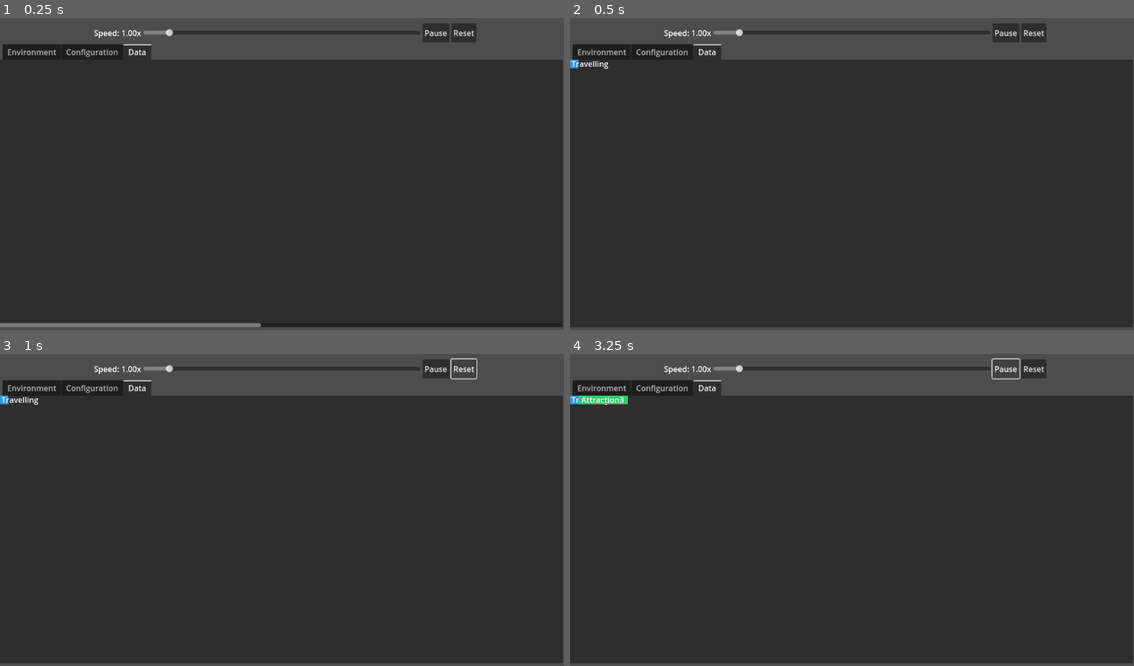
Above: before the commit, frames 1-4 (two rows, left to right).
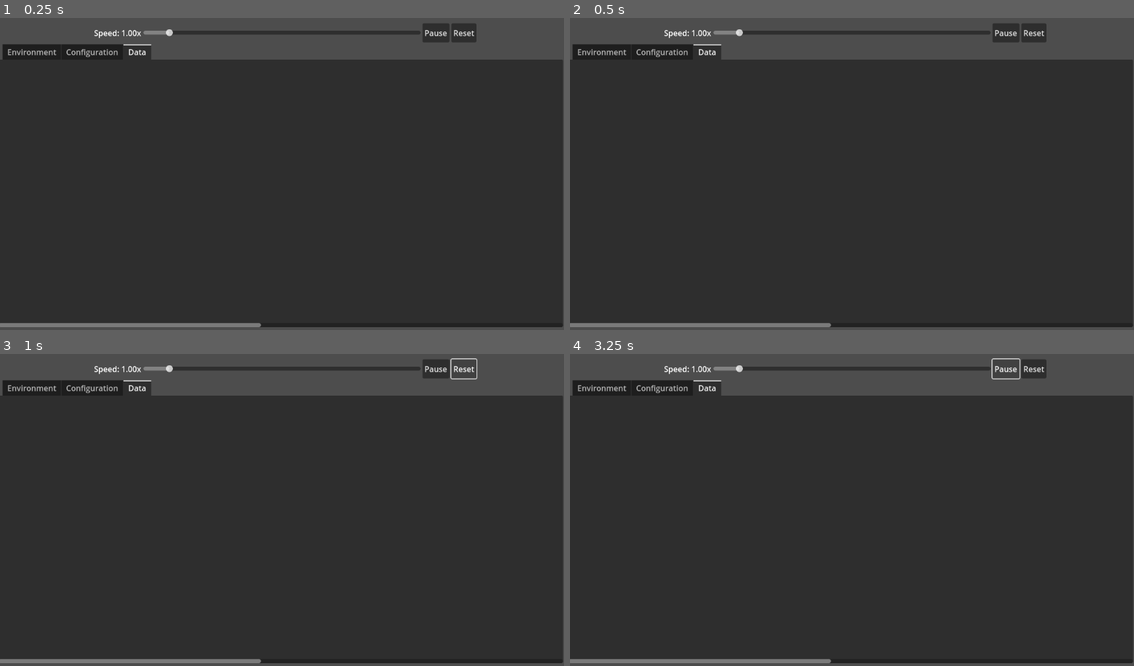
Above: after the commit, the same moments.

Repository: drewcydrew/sim-testing
Game: Godot game, scene res://World/World.tscn
Same seed, same stepped clock (60 frames per second), same inputs: the game is played once before the commit and once after it. The engine's default icon, where the game draws it, is replaced by a stand-in: a white triangle on a blue panel in a dark square.
Inputs (mouse positions are in pixels of both pictures, inside the frame that each line leads up to):
- Up to frame 1 (0.25 s): no input
- Up to frame 2 (0.5 s): no input
- Up to frame 3 (1 s): click "Reset" at 0.5 s
- Up to frame 4 (3.25 s): move the mouse to (976, 491) at 1.27 s; click (976, 491) at 1.42 s; click "Pause" at 2 s; click "Play" at 2.75 s

Frame 1 is identical in both runs. In frame 2, 0.7% of the frame differs, in the area x 0-47%, y 13-100%; in frame 3, 0.7%; in frame 4, 0.9%.

Commit message:
updating Environment scene to better support traveler spawning

Diff:
--- /dev/null
+++ b/Environment/environment.gd
@@ -0,0 +1,104 @@
+extends Control
+
+@export var traveller_scene: PackedScene
+@export var max_travellers: int = 20
+@export var auto_spawn: bool = true
+@export var auto_spawn_interval_sec: float = 5
+
+@onready var _spawn_points: Node = $SpawnPoints
+@onready var _targets_root: Node = $NavTargets
+@onready var _travellers_root: Node = $Travellers
+
+var _auto_timer: Timer
+var _targets: Array[Vector2] = []
+var _rng := RandomNumberGenerator.new()
+
+signal traveller_spawned(node: Node2D)
+signal traveller_despawned(node: Node2D)
+signal count_changed(count: int)
+
+func _ready() -> void:
+	_rng.randomize()
+	_collect_targets()
+	_setup_timer()
+	emit_signal("count_changed", get_traveller_count())
+
+	if auto_spawn:
+		_auto_timer.start()
+
+func _collect_targets() -> void:
+	_targets.clear()
+	for c in _targets_root.get_children():
+		if c is Node2D:
+			_targets.append((c as Node2D).global_position)
+
+func _setup_timer() -> void:
+	_auto_timer = Timer.new()
+	_auto_timer.one_shot = false
+	_auto_timer.wait_time = max(0.1, auto_spawn_interval_sec)
+	add_child(_auto_timer)
+	_auto_timer.timeout.connect(_on_auto_timer_timeout)
+
+func _on_auto_timer_timeout() -> void:
+	if auto_spawn:
+		spawn_one()
+
+# --- Public API ---
+
+func set_auto_spawn(enabled: bool) -> void:
+	auto_spawn = enabled
+	if enabled:
+		_auto_timer.start()
+	else:
+		_auto_timer.stop()
+
+func set_auto_spawn_interval(seconds: float) -> void:
+	auto_spawn_interval_sec = max(0.1, seconds)
+	if is_instance_valid(_auto_timer):
+		_auto_timer.wait_time = auto_spawn_interval_sec
+
+func spawn_one() -> Node2D:
+	if get_traveller_count() >= max_travellers:
+		return null
+
+	var spawn_at := _pick_spawn_point()
+	var inst := traveller_scene.instantiate() as Node2D
+	_travellers_root.add_child(inst)
+	inst.global_position = spawn_at
+
+	# Optional: hand initial targets to the traveller if it supports initialize()
+	if inst and inst.has_method("initialize"):
+		inst.initialize(_targets)
+
+	# Defensive: track when it frees itself
+	inst.tree_exited.connect(func():
+		if is_instance_valid(_travellers_root):
+			emit_signal("count_changed", get_traveller_count())
+	)
+
+	emit_signal("traveller_spawned", inst)
+	emit_signal("count_changed", get_traveller_count())
+	return inst
+
+func clear_all() -> void:
+	for t in _travellers_root.get_children():
+		t.queue_free()
+	await get_tree().process_frame
+	emit_signal("count_changed", get_traveller_count())
+
+func reset_environment() -> void:
+	# If you need to also reset targets/barriers, do so here.
+	clear_all()
+
+func get_traveller_count() -> int:
+	return _travellers_root.get_child_count()
+
+# --- Helpers ---
+
+func _pick_spawn_point() -> Vector2:
+	var options: Array[Node] = _spawn_points.get_children()
+	if options.is_empty():
+		return global_position
+	var idx := _rng.randi_range(0, options.size() - 1)
+	var n := options[idx]
+	return (n as Node2D).global_position if n is Node2D else global_position
--- a/Environment/environment.tscn
+++ b/Environment/environment.tscn
@@ -1,6 +1,7 @@
-[gd_scene load_steps=5 format=3 uid="uid://wddjhpik28bm"]
+[gd_scene load_steps=6 format=3 uid="uid://wddjhpik28bm"]
 
 [ext_resource type="PackedScene" uid="uid://bvw455jm0ejqy" path="res://Barrier/Barrier.tscn" id="1_jnhet"]
+[ext_resource type="Script" uid="uid://y2ko4rhx2ha8" path="res://Environment/environment.gd" id="1_k8tir"]
 [ext_resource type="PackedScene" uid="uid://dl1vcfb7hqylb" path="res://Enemy/Enemy.tscn" id="2_k8tir"]
 [ext_resource type="PackedScene" uid="uid://f621ws6wfyog" path="res://Attraction/attraction.tscn" id="3_2r6fk"]
 
@@ -10,9 +11,10 @@
 outlines = Array[PackedVector2Array]([PackedVector2Array(38, 614, 41, 34, 307, 40, 313, 477, 556, 477, 556, 54, 846, 31, 834, 460, 1033, 460, 1030, 63, 1127, 72, 1133, 618, 739, 606, 741, 106, 650, 113, 631, 600, 211, 564, 216, 113, 115, 104, 114, 602)])
 
 [node name="Environment" type="Control"]
-visible = false
 layout_mode = 3
 anchors_preset = 0
+script = ExtResource("1_k8tir")
+traveller_scene = ExtResource("2_k8tir")
 metadata/_tab_index = 0
 
 [node name="NavigationRegion2D" type="NavigationRegion2D" parent="."]
@@ -24,18 +26,23 @@
 [node name="Barrier" parent="NavigationRegion2D" instance=ExtResource("1_jnhet")]
 position = Vector2(781, 269)
 
-[node name="Enemy" parent="NavigationRegion2D" node_paths=PackedStringArray("movement_target") instance=ExtResource("2_k8tir")]
-position = Vector2(246, 465)
-movement_target = NodePath("../../NavTarget")
+[node name="NavTargets" type="Node2D" parent="."]
 
-[node name="NavTarget" type="Marker2D" parent="."]
-position = Vector2(907, 507)
-
-[node name="Attraction" parent="." groups=["attractions"] instance=ExtResource("3_2r6fk")]
+[node name="Attraction" parent="NavTargets" groups=["attractions"] instance=ExtResource("3_2r6fk")]
 position = Vector2(1085, 464)
 
-[node name="Attraction2" parent="." groups=["attractions"] instance=ExtResource("3_2r6fk")]
+[node name="Attraction2" parent="NavTargets" groups=["attractions"] instance=ExtResource("3_2r6fk")]
 position = Vector2(301, 538)
 
-[node name="Attraction3" parent="." groups=["attractions"] instance=ExtResource("3_2r6fk")]
+[node name="Attraction3" parent="NavTargets" groups=["attractions"] instance=ExtResource("3_2r6fk")]
 position = Vector2(249, 333)
+
+[node name="Travellers" type="Node2D" parent="."]
+
+[node name="SpawnPoints" type="Node2D" parent="."]
+
+[node name="NavTarget" type="Marker2D" parent="SpawnPoints"]
+position = Vector2(789, 465)
+
+[node name="NavTarget2" type="Marker2D" parent="SpawnPoints"]
+position = Vector2(73, 540)
--- a/World/World.tscn
+++ b/World/World.tscn
@@ -17,6 +17,7 @@
 all_tabs_in_front = true
 
 [node name="Environment" parent="TabContainer" instance=ExtResource("2_il6x7")]
+visible = false
 layout_mode = 2
 
 [node name="Configuration" type="Control" parent="TabContainer"]
--- a/World/world.gd
+++ b/World/world.gd
@@ -1,12 +1,13 @@
 extends Node2D
 
-@export var enemy_instance: Node2D
 
 # Remember the last non-zero speed so we can resume to it.
 var _last_nonzero_speed: float = 1.0
 
 @onready var _sim_controls: Node = $SimulationControls
 @onready var _play_pause_btn: Button = $SimulationControls/PlayPause
+@onready var _env: Node = $TabContainer/Environment
+@onready var _chk_auto_spawn: BaseButton = $SimulationControls/AutoSpawn if has_node("SimulationControls/AutoSpawn") else null
 
 func _ready() -> void:
 	# Keep UI in sync if the rate is changed elsewhere
@@ -41,7 +42,16 @@
 
 func _on_reset_pressed() -> void:
 	print ("Button pressed")
-	# Try soft reset first (calls enemy.reset())
-	if is_instance_valid(enemy_instance) and enemy_instance.has_method("reset"):
-		enemy_instance.reset()
-		return
+	# Optional: pause the simulation before clearing
+	#if Engine.time_scale > 0.0:
+	#	SimulationClock.set_rate(0.0)
+
+
+
+	# Clear all travellers
+	if is_instance_valid(_env) and _env.has_method("clear_all"):
+		_env.clear_all()
+
+	# Optional: reset your clock/time if you want a full sim reset
+	if Engine.has_singleton("SimulationClock") or true:
+		SimulationClock.reset(0.0)
Not shown, added: Environment/environment.gd.uid
